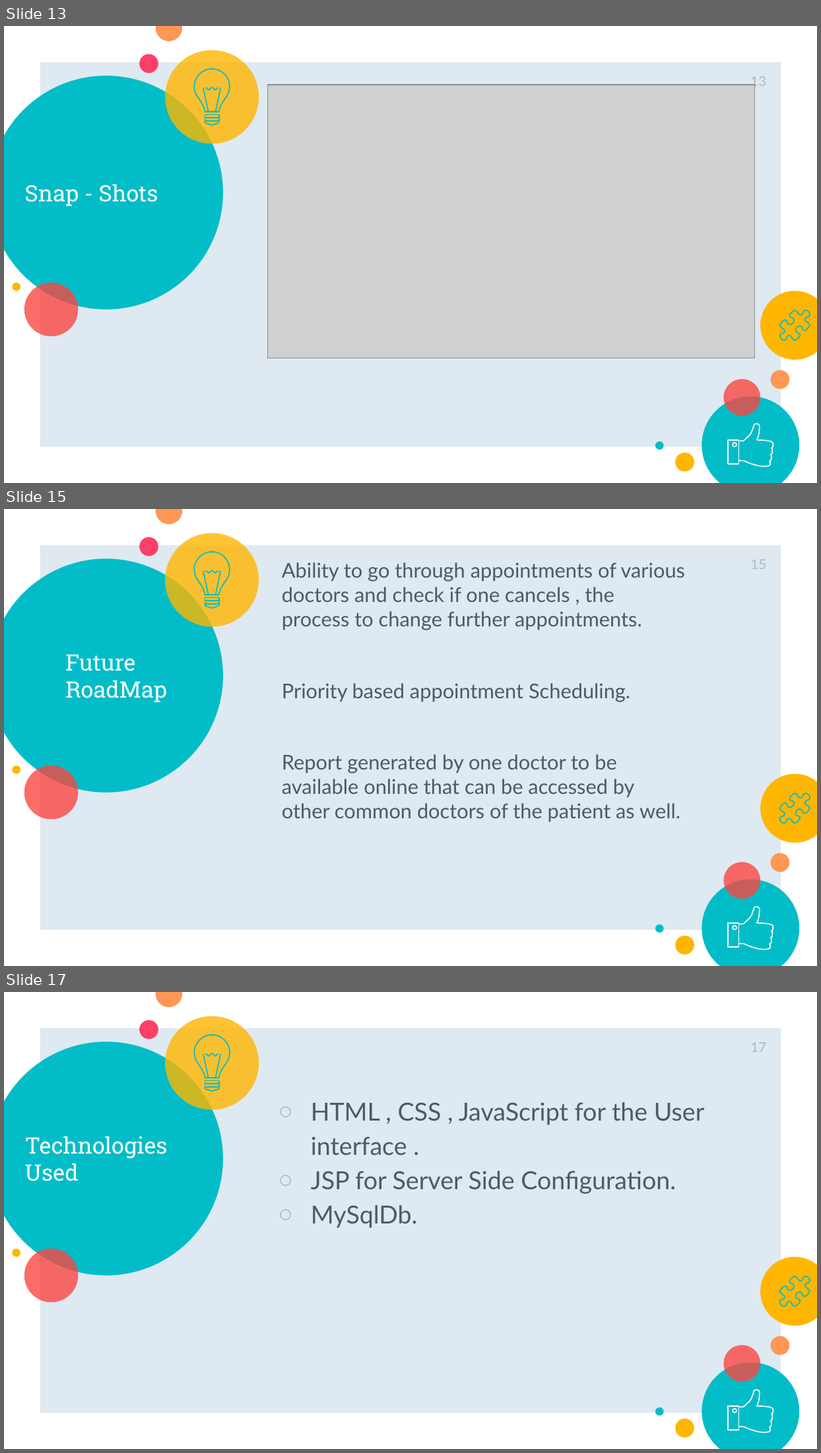
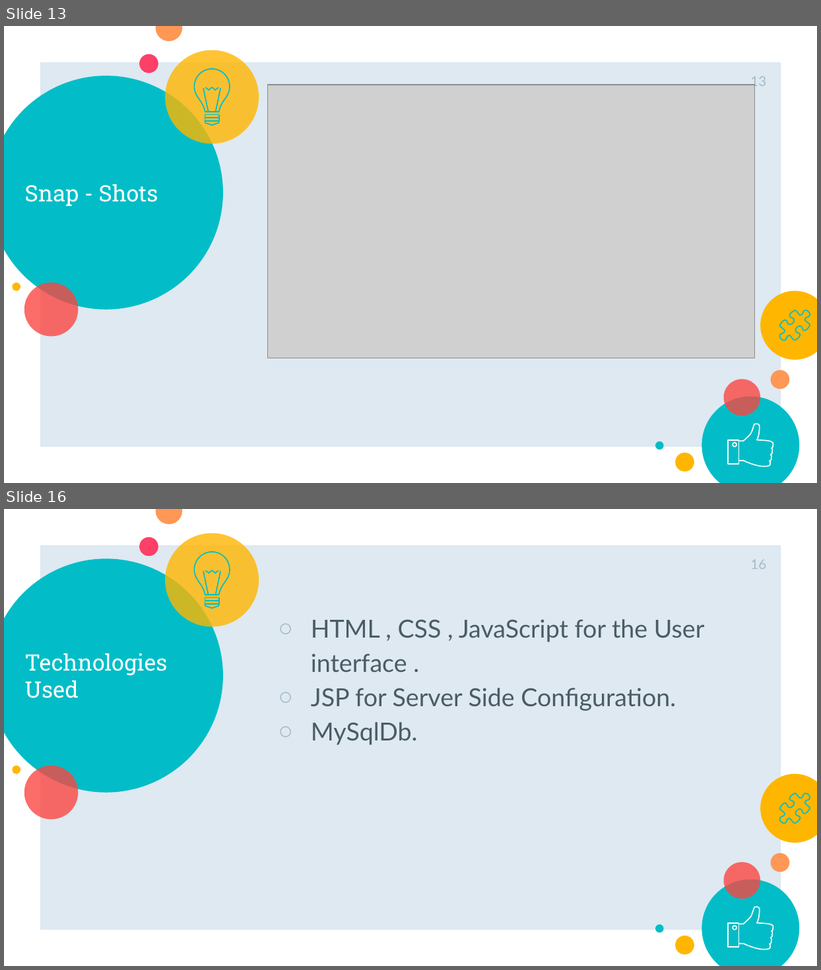
Before and after one commit to Bengaluru18/team-3, a slide deck: CFG_SSK(1).pptx. Shown one above the other, each under a label of ours: slides 13, 15 and 17 before the commit, slides 13 and 16 after it; the slides between them are not shown. The pictures are 821x1453 and 821x970 pixels, drawn with LibreOffice and Linux fonts; fonts in the diff are those of the drawing; grey boxes stand for pictures. Boxes give left, top, right and bottom in pixels: in the first picture for what was removed or moved away, otherwise in the second. Text is boxed around its words. In the diff, an @@ line names an element or a change of style, - is before the commit and + after.

```diff
--- a/CFG_SSK(1).pptx
+++ b/CFG_SSK(1).pptx
@@ slide 15 removed at (4, 509, 817, 966), background #FFFFFF; not listed: 24 template elements that a slide beside it also shows @@
@@ text removed at (282, 562, 685, 823) @@
-Ability to go through appointments of various doctors and check if one cancels , the process to change further appointments.
-Priority based appointment Scheduling.
-Report generated by one doctor to be available online that can be accessed by other common doctors of the patient as well.
@@ page number removed at (750, 560, 766, 569) @@
-15
@@ title removed at (65, 654, 167, 702) @@
-Future RoadMap
@@ what was slide 17 is now slide 16 @@
@@ page number at (750, 560, 766, 569): text changed @@
-17
+16
```
Also in this commit, not shown: 4 slides changed.
